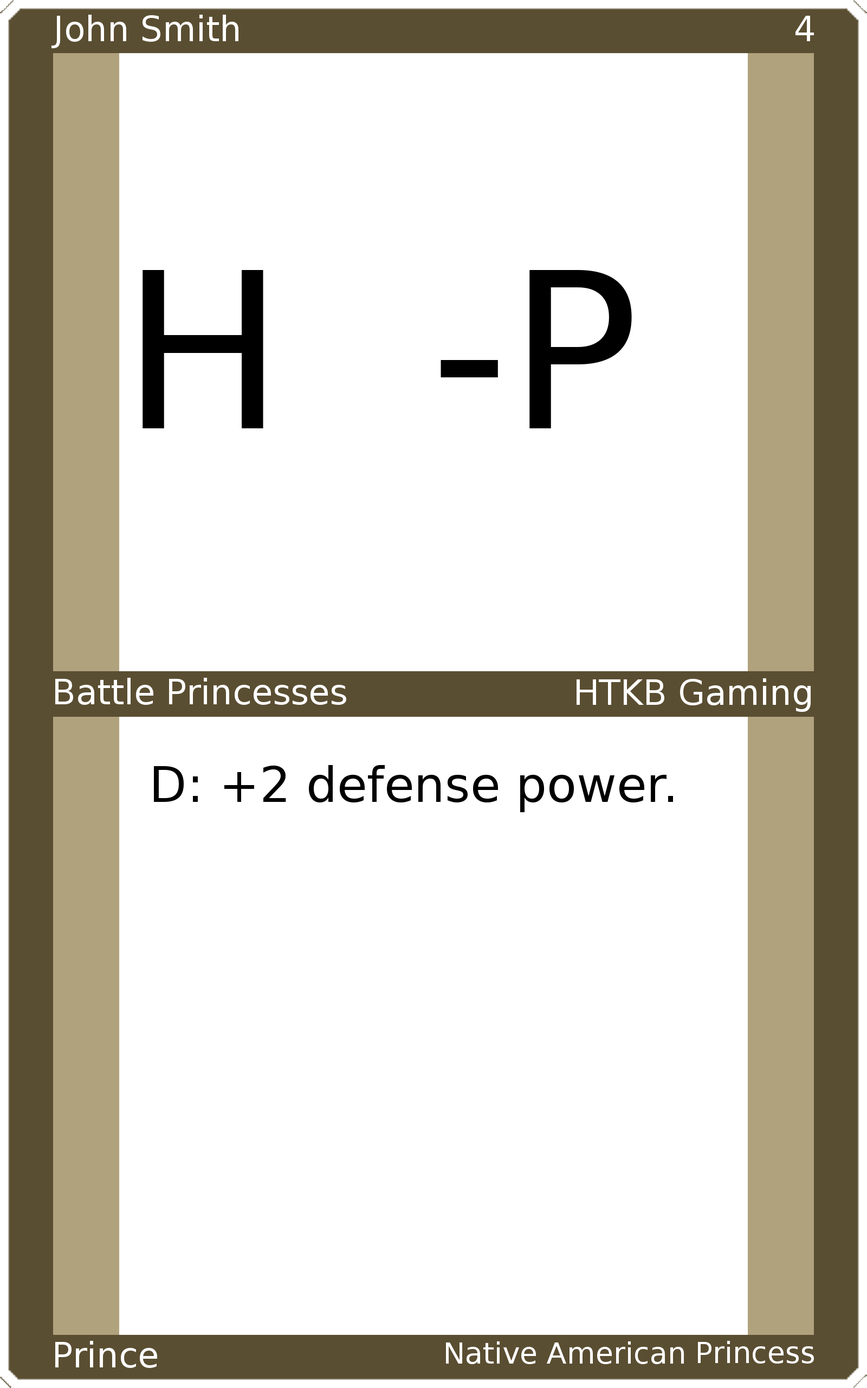
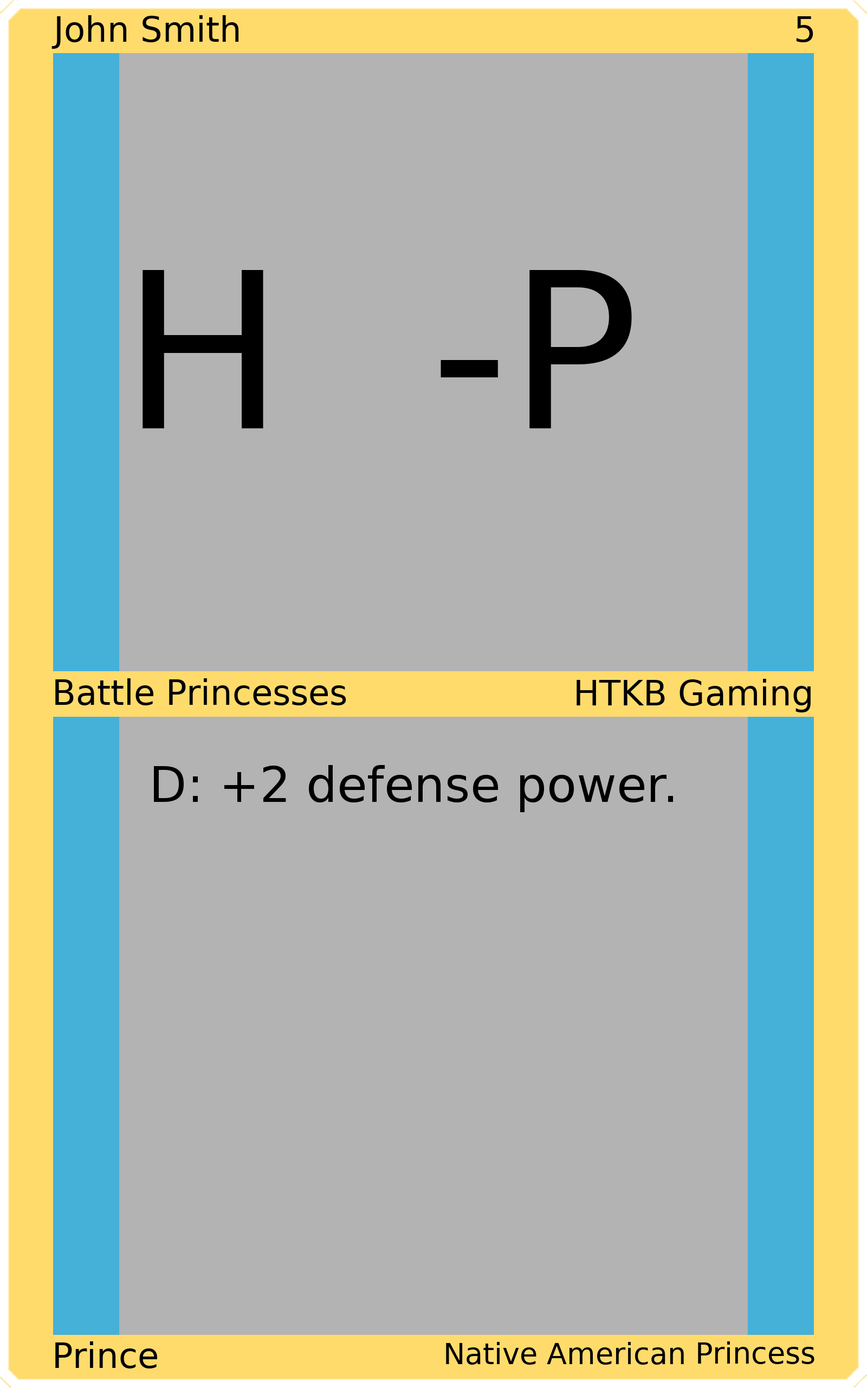
Layers edited between the first and the second w=867, h=1388 image:
painted on "Upper Left" over bbox(51, 14, 240, 49)
painted on "Upper Right" over bbox(795, 15, 815, 43)
painted on "Mid Left" over bbox(55, 677, 347, 706)
painted on "Mid Right" over bbox(576, 678, 811, 713)
painted on "Bottom Left" over bbox(55, 1340, 158, 1369)
painted on "Bottom Right" over bbox(446, 1340, 815, 1365)
painted on "Border" over bbox(0, 0, 867, 1388)
painted on "Top Background" over bbox(119, 52, 748, 673)
painted on "Bottom Background" over bbox(119, 715, 748, 1336)
painted on "Background" over bbox(35, 35, 832, 1352)
